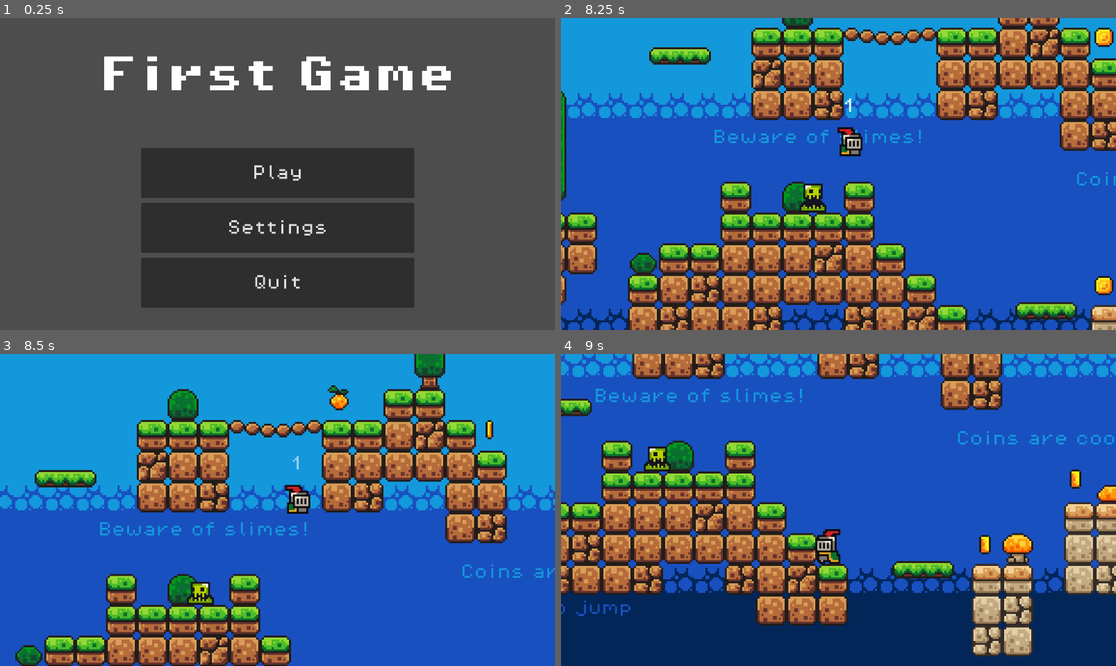
Above: before the commit, frames 1-4 (two rows, left to right).
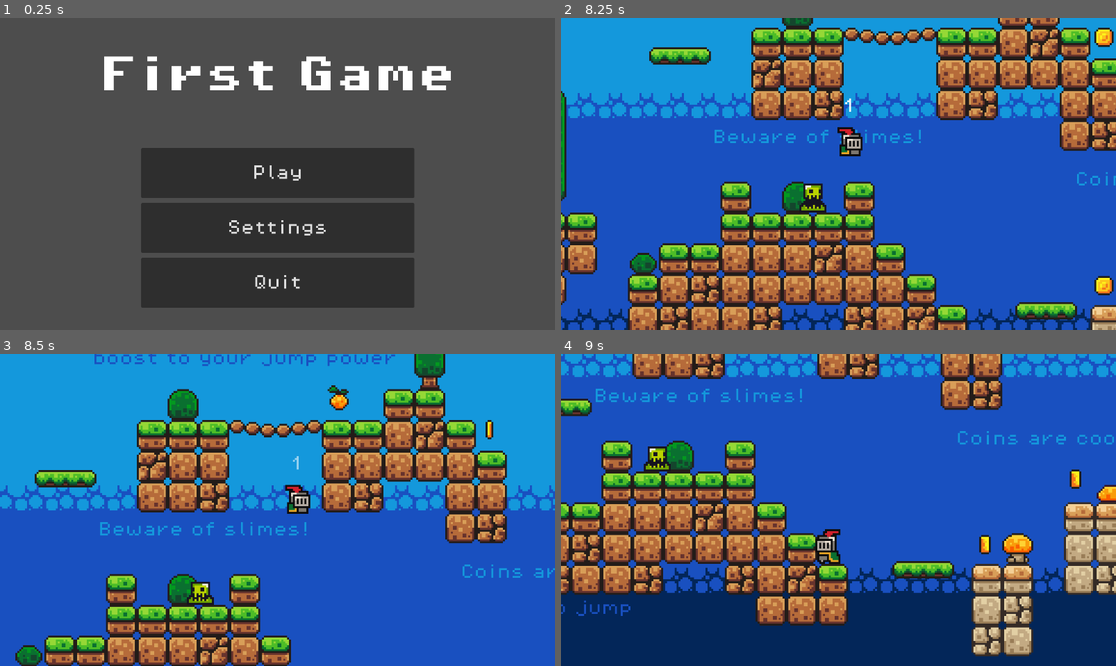
Above: after the commit, the same moments.

Repository: arnauddupuis/first-game
Game: Godot game, scene res://scenes/menu_main.tscn
Two runs of this game, one before a commit and one after it. Both use one fixed random seed, a clock stepped at 60 frames per second and the inputs below.
Inputs:
- Up to frame 1 (0.25 s): no input
- Up to frame 2 (8.25 s): click "Play" at 0.5 s; hold D (move_right) 1.28-2.78 s; tap Space (jump) at 1.35, 1.52, 1.82, 2.1, 2.27, 2.57, 2.85, 3.6, 3.77, 4.07, 4.35, 4.52, 4.82, 5.1, 5.27, 5.57, 5.85, 6.6, 6.77, 7.07, 7.35, 7.52, 7.82, 8.1 s; hold Left (move_left) 2.78-5.03 s; hold D (move_right) from 5.03 s (still down)
- Up to frame 3 (8.5 s): keep holding D (move_right); tap Space (jump) at 8.27 s
- Up to frame 4 (9 s): tap Space (jump) at 8.57, 8.85 s; release D (move_right) at 8.78 s; hold Left (move_left) from 8.78 s (still down)

Frames 1-2 are identical in both runs. In frame 3, 0.6% of the frame differs, in the area x 17-72%, y 0-4%; in frame 4, nothing differs.

Commit message:
add: help label for jump power up in level 1

Diff:
--- a/scenes/game_level_1.tscn
+++ b/scenes/game_level_1.tscn
@@ -521,6 +521,28 @@
 horizontal_alignment = 1
 autowrap_mode = 2
 
+[node name="Label6" type="Label" parent="Labels"]
+offset_left = -369.0
+offset_top = -132.0
+offset_right = -211.0
+offset_bottom = -113.0
+theme_override_colors/font_color = Color(0.0980392, 0.313726, 0.752941, 1)
+theme_override_fonts/font = ExtResource("12_urll6")
+theme_override_font_sizes/font_size = 8
+text = "Sometime you need a big
+boost to your jump power"
+
+[node name="Label7" type="Label" parent="Labels"]
+offset_left = 105.0
+offset_top = -94.0
+offset_right = 271.0
+offset_bottom = -75.0
+theme_override_colors/font_color = Color(0.0980392, 0.313726, 0.752941, 1)
+theme_override_fonts/font = ExtResource("12_urll6")
+theme_override_font_sizes/font_size = 8
+text = "Sometime you need a small
+boost to your jump power"
+
 [node name="PowerUpJump" parent="." instance=ExtResource("13_urr13")]
 position = Vector2(233, -59)
 
--- a/scripts/killzone.gd
+++ b/scripts/killzone.gd
@@ -8,6 +8,7 @@
 	# Debuf the jump velocity modifier by 50% (up to a minimum of 1.0)
 	DataManager.jump_velocity_modifier = max(1.0, DataManager.jump_velocity_modifier * 0.5)
 	print("You died painfully and violently! Your bonuses have been halved!")
+	print("Jump velocity modifier: ", str(DataManager.jump_velocity_modifier))
 	Engine.time_scale = 0.5
 	body.get_node("CollisionShape2D").queue_free()
 	timer.start()
